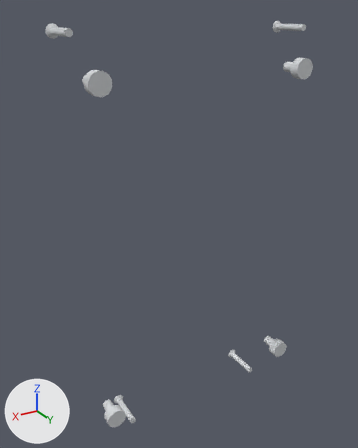
A saved change to the glTF model assets/enclosure/pcb-cover-fasteners.glb.
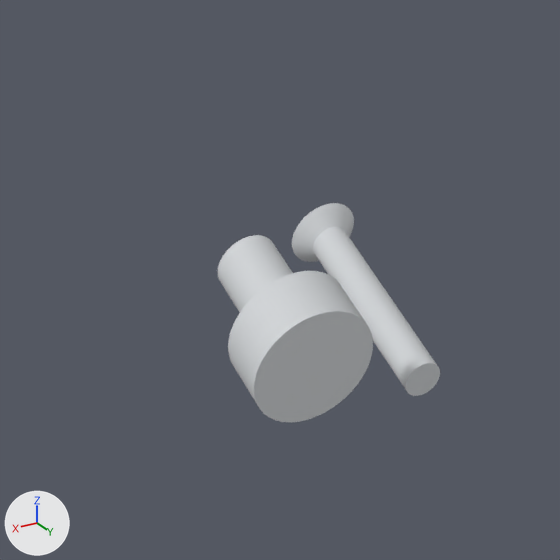
The first picture shows the older version from a 50 mm camera at (65.2, 96.6, 57.9) aimed at (2.6, -7.6, 5.8). The close-ups show the older and then the newer version on the part from 20% to 43% of the width and 81% to 100% of the height of that picture. Only the edits that show in the close-ups are written down. Lighting does not change. The marker at lower left points along +X, +Y and +Z.

The first close-up shows 'PCB-MOUNT_BR', 'cover-screw-1.6-2.001'.
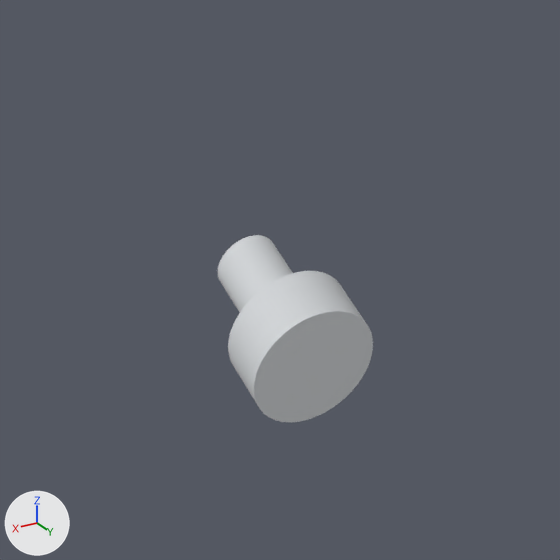
Where the change shows, as pixel boxes [x1, y1, x2, y2] in the close-ups (560 x 560 px):
```json
{"object": "cover-screw-1.6-2.001", "change": "deleted", "before": [292, 203, 440, 396]}
```

Scene script edits in JSON lines:
```json
{"op": "remove", "block": "ob_cover_screw_1_6_2_001", "code": ["ob_cover_screw_1_6_2_001 = bpy.data.objects.new('cover-screw-1.6-2.001', me_cone_007)", "ob_cover_screw_1_6_2_001.location = (21.0, -11.85, -48.9)"]}
```
